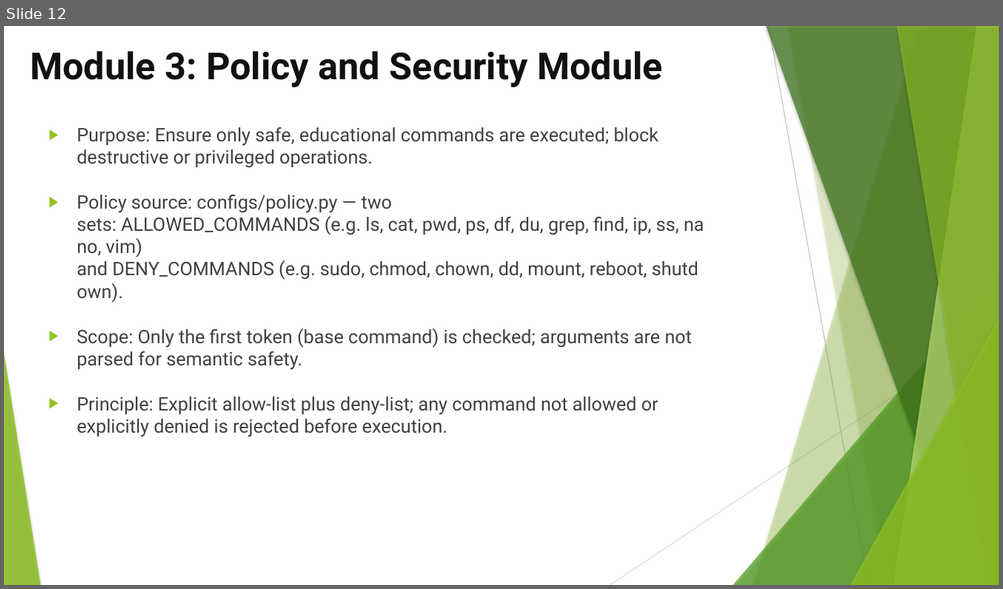
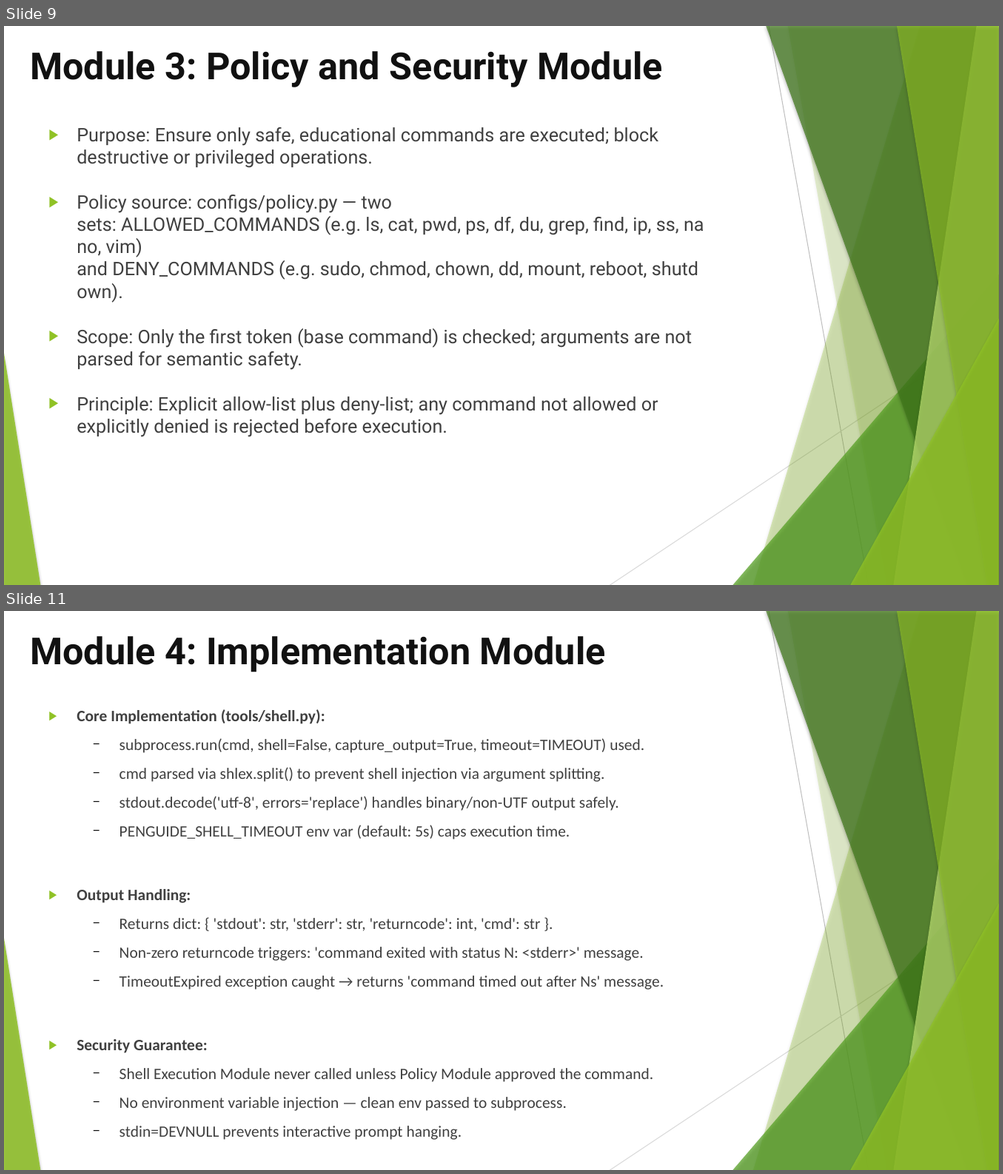
Before and after one commit to SridharanThangaraji/penguide, a slide deck: Team-13.pptx. Shown one above the other, each under a label of ours: slide 12 before the commit, slides 9 and 11 after it; the slides between them are not shown. The pictures are 1003x589 and 1003x1174 pixels, drawn with LibreOffice and Linux fonts; fonts in the diff are those of the drawing. Boxes give left, top, right and bottom in pixels: in the first picture for what was removed or moved away, otherwise in the second. Text is boxed around its words. In the diff, an @@ line names an element or a change of style, - is before the commit and + after.

```diff
--- a/Team-13.pptx
+++ b/Team-13.pptx
@@ slide 11 added at [4, 611, 999, 1170], background #FFFFFF; not listed: 10 template elements that a slide beside it also shows @@
@@ title added at [30, 636, 606, 672], 36 pt, text #111111, bold @@
+Module 4: Implementation Module
@@ text added at [77, 709, 663, 1140], 15.3 pt, text #404040 @@
+▶ Core Implementation (tools/shell.py):
+  − subprocess.run(cmd, shell=False, capture_output=True, timeout=TIMEOUT) used.
+  − cmd parsed via shlex.split() to prevent shell injection via argument splitting.
+  − stdout.decode('utf-8', errors='replace') handles binary/non-UTF output safely.
+  − PENGUIDE_SHELL_TIMEOUT env var (default: 5s) caps execution time.
+▶ Output Handling:
+  − Returns dict: { 'stdout': str, 'stderr': str, 'returncode': int, 'cmd': str }.
+  − Non-zero returncode triggers: 'command exited with status N: <stderr>' message.
+  − TimeoutExpired exception caught → returns 'command timed out after Ns' message.
+▶ Security Guarantee:
+  − Shell Execution Module never called unless Policy Module approved the command.
+  − No environment variable injection — clean env passed to subprocess.
+  − stdin=DEVNULL prevents interactive prompt hanging.
@@ what was slide 12 is now slide 9 @@
```
Also in this commit, not shown: 5 other slides added, 6 slides removed, 1 other file.
